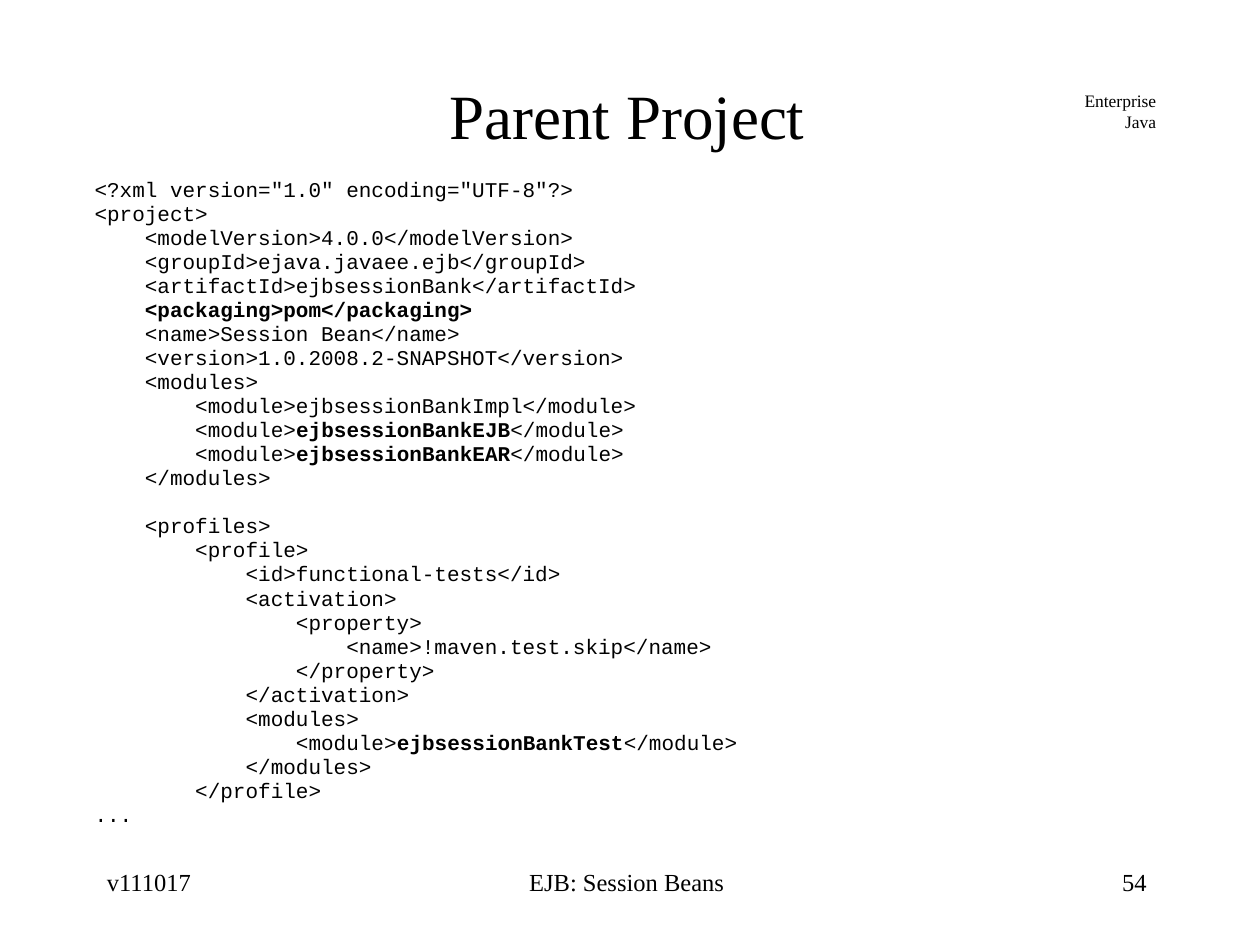
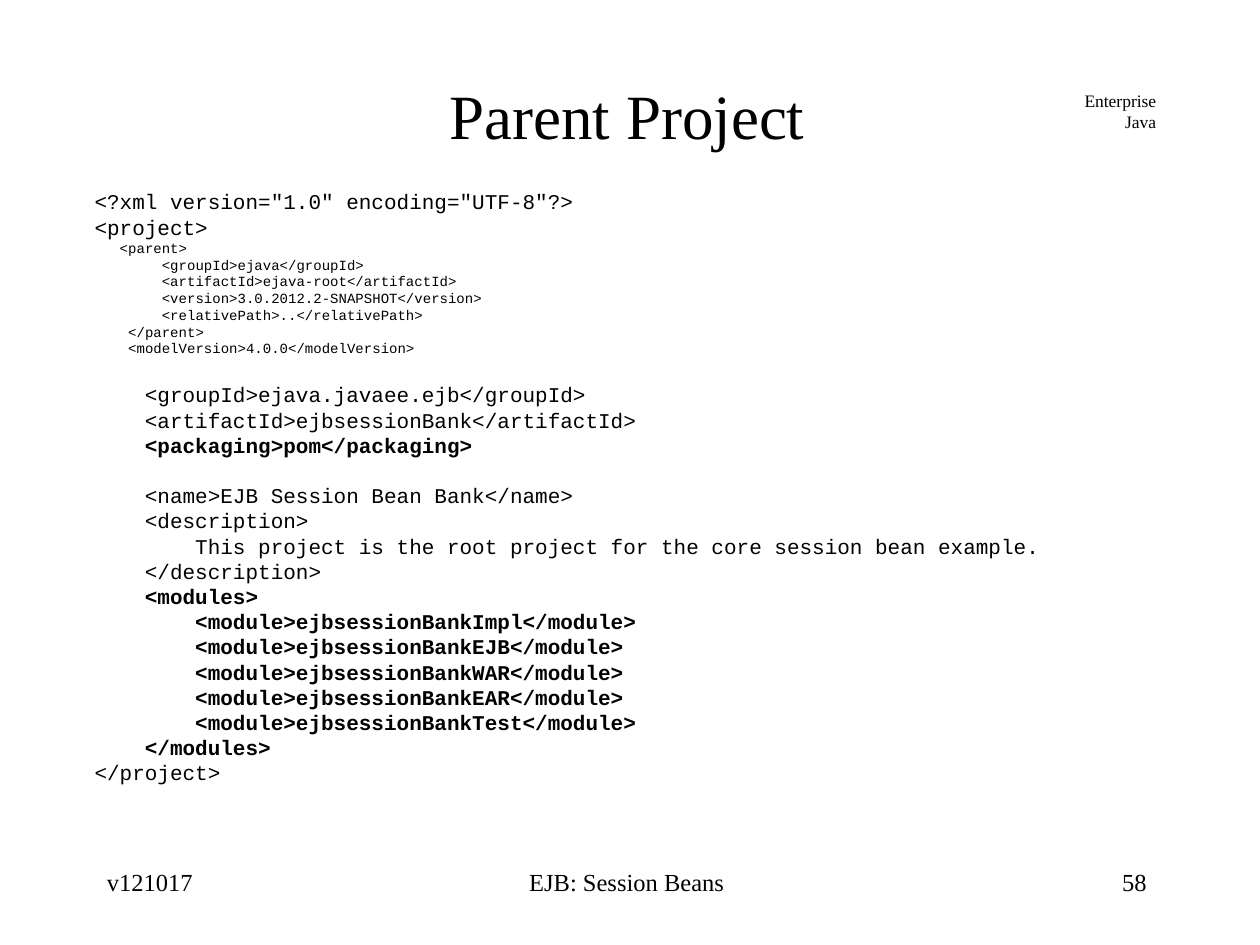
Before and after one commit to jcstaff/ejava-javaee, a slide deck: slide 58 of ejbsessionBank/src/site/resources/lectures/ejbSession.ppt (slide 54 before the commit). Drawn at 1260x945 pixels with LibreOffice and Linux fonts; fonts in the diff are those of the drawing. Boxes give left, top, right and bottom in pixels: in the first picture for what was removed or moved away, otherwise in the second. Text is boxed around its words. In the diff, an @@ line names an element or a change of style, - is before the commit and + after.

```diff
--- a/ejbsessionBank/src/site/resources/lectures/ejbSession.ppt
+++ b/ejbsessionBank/src/site/resources/lectures/ejbSession.ppt
@@ text at box(94, 194, 636, 756): size 12 to 8 pt in "<modelVersion>4.0.0</modelVersion>"; bold on in "<modules>", "<module>ejbsessionBankImpl</module>", "<module>ejbsessionBankEJB</module>", "<module>ejbsessionBankEAR</module>" and 2 more places; line spacing 0.4 to 1; less space between paragraphs @@
@@ text at box(120, 243, 482, 340): paragraphs added @@
+<parent>
+<groupId>ejava</groupId>
+<artifactId>ejava-root</artifactId>
+<version>3.0.2012.2-SNAPSHOT</version>
+<relativePath>..</relativePath>
+</parent>
@@ text at box(145, 470, 711, 727): paragraphs removed @@
-</modules>
-<profiles>
-<profile>
-<id>functional-tests</id>
-<activation>
-<property>
-<name>!maven.test.skip</name>
-</property>
-</activation>
-<modules>
@@ text at box(145, 488, 1039, 584): text changed @@
-<name>Session Bean</name>
-<version>1.0.2008.2-SNAPSHOT</version>
+<name>EJB Session Bean Bank</name>
+<description>
+This project is the root project for the core session bean example.
+</description>
@@ text at box(195, 665, 623, 685): paragraph added @@
+<module>ejbsessionBankWAR</module>
@@ text at box(94, 765, 220, 785): text changed @@
-</profile>
-...
+</project>
@@ text at box(107, 874, 193, 892): text changed @@
-v111017
+v121017
@@ page number at box(1122, 874, 1147, 892): text changed @@
-54
+58
```
Also in this commit, not shown: 56 other slides changed, 17 slides added, 20 slides removed, 3 other files.
